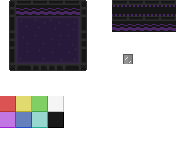
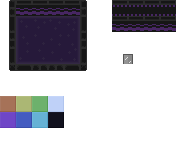
Layered file, before and after one edit (192px x 160px). Changes by layer:
painted on "Livello 7" over [0, 96, 64, 128]
